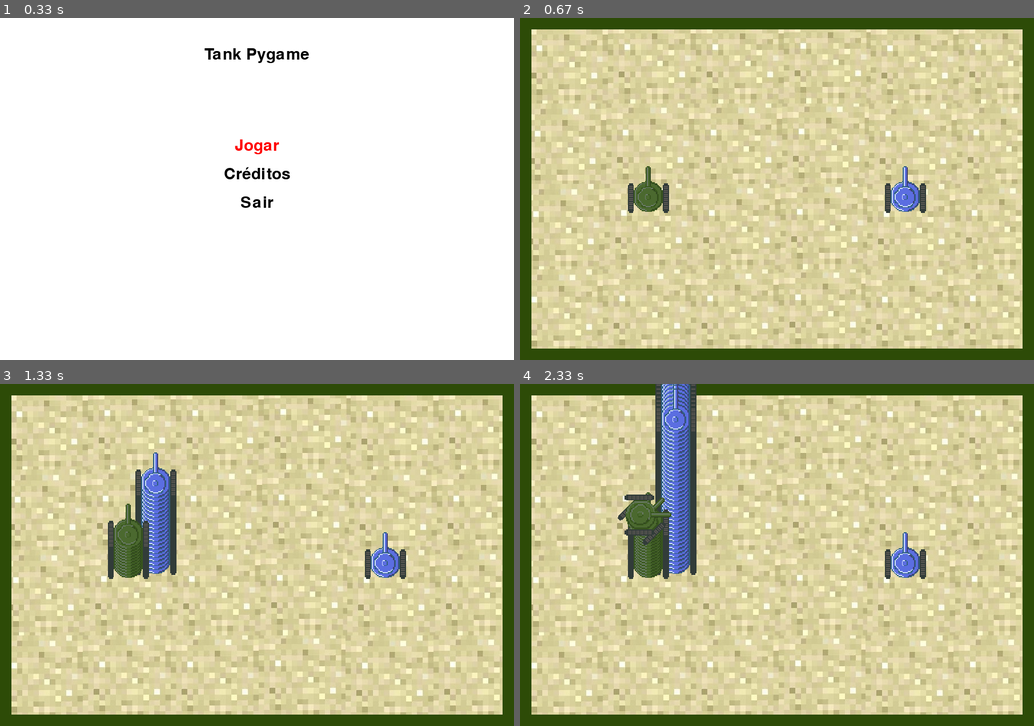
Above: before the commit, frames 1-4 (two rows, left to right).
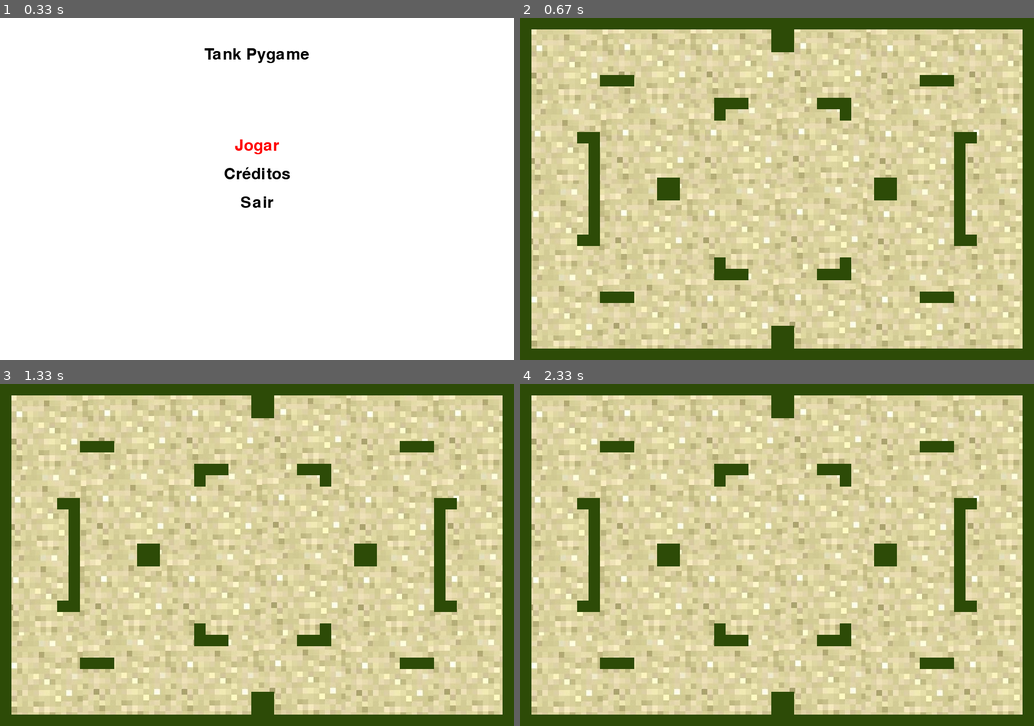
Above: after the commit, the same moments.

Repository: OzielBezerradeLima/tankpygame
Game: pygame game, started from codes/main.py
Two runs of this game, one before a commit and one after it. Both use one fixed random seed, a clock stepped at 60 frames per second and the inputs below.
Inputs:
- Up to frame 1 (0.33 s): no input
- Up to frame 2 (0.67 s): tap Enter at 0.33 s
- Up to frame 3 (1.33 s): tap Space at 0.67 s; hold Up from 1 s (still down)
- Up to frame 4 (2.33 s): release Up at 1.47 s; hold Right 1.5-1.97 s

Frame 1 is identical in both runs. In frame 2, 6.1% of the frame differs, in the area x 11-89%, y 3-97%; in frame 3, 8.6%; in frame 4, 11%, in the area x 11-89%, y 0-97%.

Commit message:
alteração na atualização de tela do game

Diff:
--- /dev/null
+++ b/codes/bomb.py
@@ -0,0 +1,35 @@
+import pygame
+
+
+def create_bomb(bomb_info):
+    from main import screen
+    pygame.draw.rect(screen, bomb_info['color'], [bomb_info['x'], bomb_info['y'], 10, 10])
+
+
+def move_bombs(bombs):
+    for bomb in bombs:
+        while bomb['life_span'] > 0:
+            match bomb['direction']:
+                case 0:
+                    bomb['x'] += 1
+                case 45:
+                    bomb['x'] += 1
+                    bomb['y'] += 1
+                case 90:
+                    bomb['x'] += 1
+                case 135:
+                    bomb['x'] += 1
+                    bomb['y'] -= 1
+                case 180:
+                    bomb['y'] -= 1
+                case 225:
+                    bomb['x'] -= 1
+                    bomb['y'] -= 1
+                case 270:
+                    bomb['x'] -= 1
+                case 315:
+                    bomb['x'] -= 1
+                    bomb['y'] += 1
+            bomb['life_span'] -= 1
+            print("Position of bomb shot by ", bomb['player'], " [", bomb['x'], ", ", bomb['y'], "]")
+        bombs.remove(bomb)
--- a/codes/game.py
+++ b/codes/game.py
@@ -26,7 +26,7 @@
                 if event.key == pygame.K_ESCAPE:
                     pygame.quit()
                     sys.exit()
-
+        maze.draw_map()
 
 
 def close_screen():
--- a/codes/maze.py
+++ b/codes/maze.py
@@ -28,3 +28,19 @@
                 empty_spaces.append([x, y])
             x += 20
         y += 20
+    txt = "../assets/sand.jpeg"
+    draw_map.background_image = pygame.image.load(os.path.join(dirname, txt))
+
+    return walls, empty_spaces  # Retorna as paredes e espaços vazios
+def draw_map():
+    """Desenha o mapa continuamente na tela."""
+    # Carrega o mapa aleatório se ainda não tiver sido carregado
+    if not hasattr(draw_map, "walls"):
+        draw_map.walls, draw_map.empty_spaces = create_map()
+
+    # Desenha o fundo da tela
+    settings.screen.blit(draw_map.background_image, (0, 0))
+
+    # Desenha cada parede novamente
+    for wall in draw_map.walls:
+        pygame.draw.rect(settings.screen, settings.WALL_COLOR, wall)
--- a/codes/tank.py
+++ b/codes/tank.py
@@ -67,7 +67,7 @@
 # Defina a lista de balas
 bullets = []
 
-bullet_image_path = "../assets/tank2_sprite2.png"
+bullet_image_path = "../assets/bullet_sprite.png"
 bullet_image = pygame.image.load(bullet_image_path)
 
 
